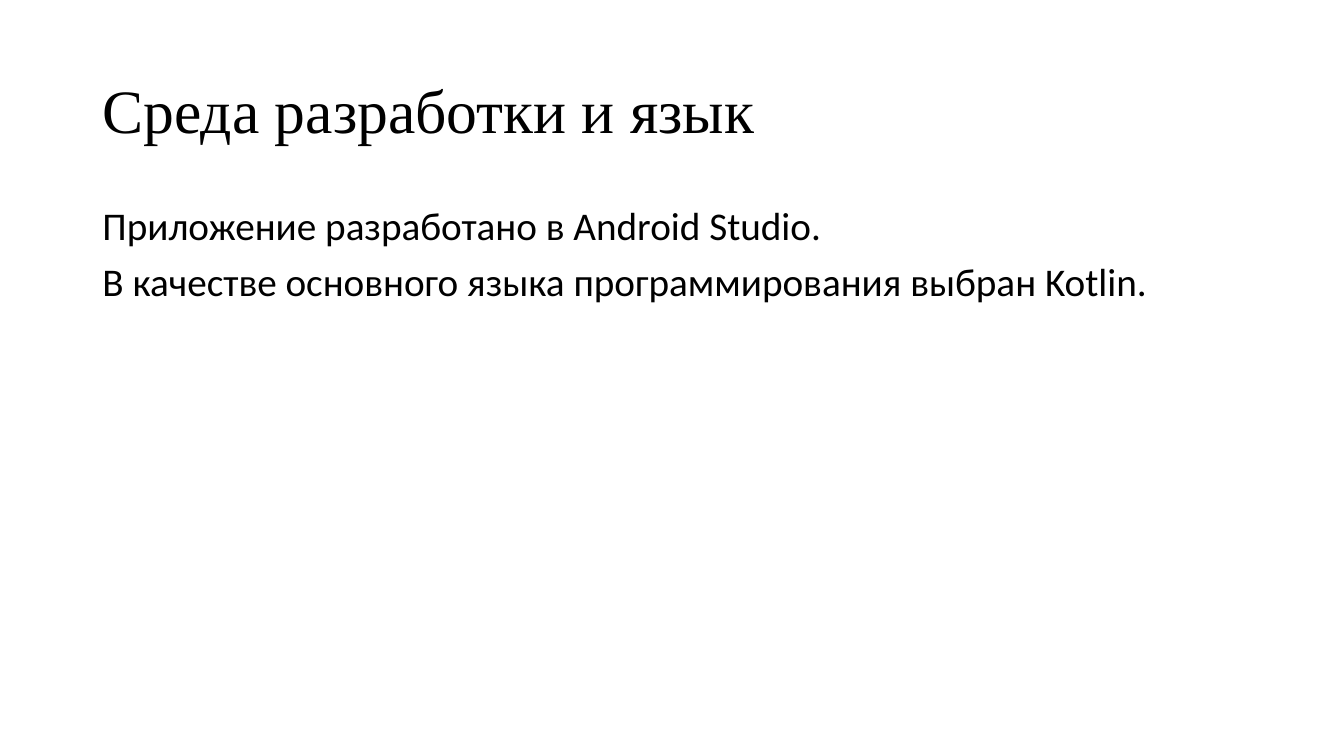
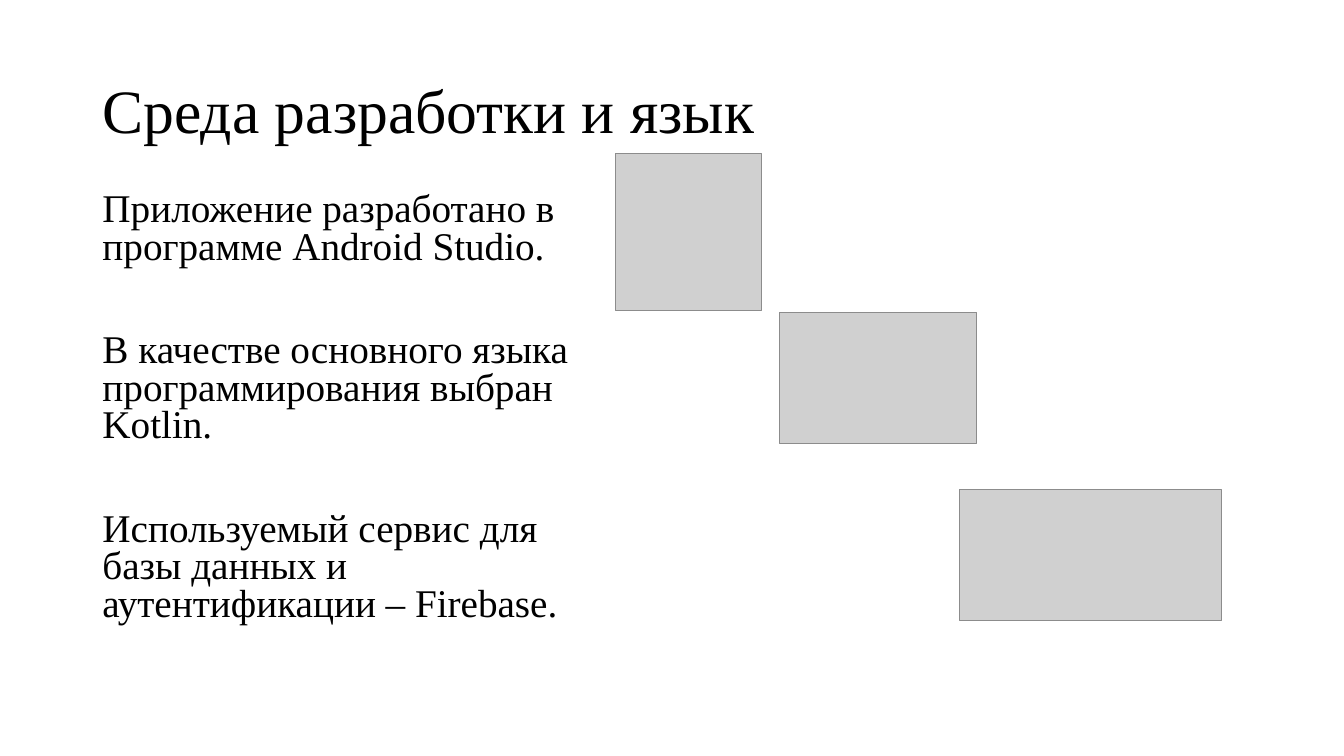
Before and after one commit to Shivronin/Cursa4, a slide deck: slide 4 of Презентация.pptx. Drawn at 1344x756 pixels with LibreOffice and Linux fonts; fonts in the diff are those of the drawing; grey boxes stand for pictures. Boxes give left, top, right and bottom in pixels: in the first picture for what was removed or moved away, otherwise in the second. Text is boxed around its words. In the diff, an @@ line names an element or a change of style, - is before the commit and + after.

```diff
--- a/Презентация.pptx
+++ b/Презентация.pptx
@@ picture added at bbox=[616, 153, 761, 311] @@
@@ text "Приложение разработано в программе Android ...": place and size @@
-text "Приложение разработано в программе Android ..." at bbox=[102, 212, 1147, 303]
+text "Приложение разработано в программе Android ..." at bbox=[102, 194, 568, 625]
@@ text at bbox=[102, 194, 555, 267]: text changed; font Calibri to Times New Roman @@
-Приложение разработано в Android Studio.
+Приложение разработано в программе Android Studio.
@@ picture added at bbox=[779, 313, 977, 444] @@
@@ text at bbox=[102, 337, 568, 439]: font Calibri to Times New Roman in "В качестве основного языка программирования выбран Kotlin."; line spacing 0.9 to 0.8 @@
@@ picture added at bbox=[959, 489, 1221, 620] @@
@@ text at bbox=[102, 515, 557, 625]: paragraph added @@
+Используемый сервис для базы данных и аутентификации – Firebase.
```
Also in this commit, not shown: 4 other slides changed, 3 slides added, 6 slides removed, 1 other file.
